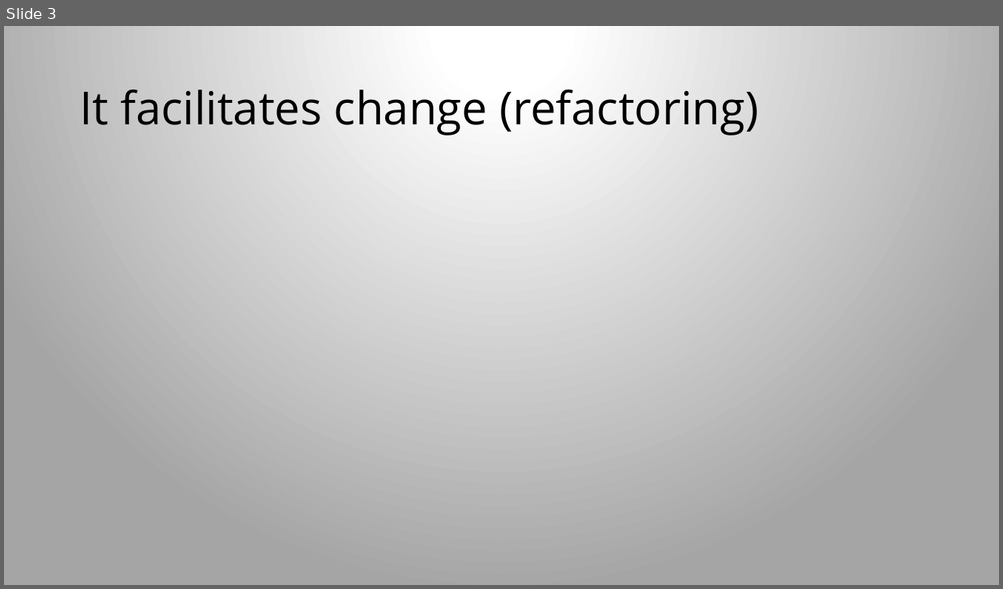
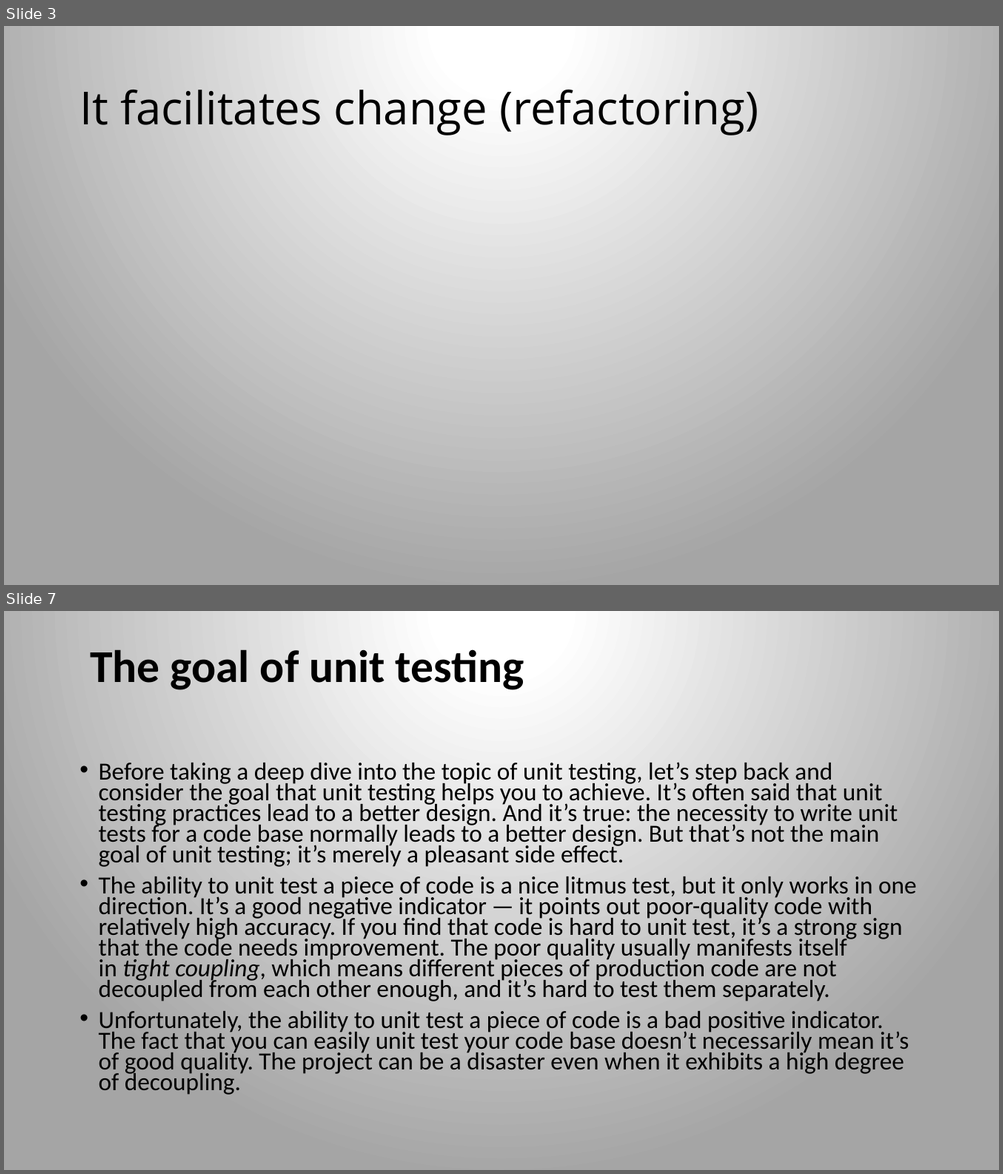
Before and after one commit to iancubogdan/deep-dive-learning-series, a slide deck: presentations/testing presentation.pptx. Shown one above the other, each under a label of ours: slide 3 before the commit, slides 3 and 7 after it; the slides between them are not shown. The pictures are 1003x589 and 1003x1174 pixels, drawn with LibreOffice and Linux fonts; fonts in the diff are those of the drawing. Boxes give left, top, right and bottom in pixels: in the first picture for what was removed or moved away, otherwise in the second. Text is boxed around its words. In the diff, an @@ line names an element or a change of style, - is before the commit and + after.

```diff
--- a/presentations/testing presentation.pptx
+++ b/presentations/testing presentation.pptx
@@ slide 7 added at <box>4,611,999,1170</box>, background gradient #FFFFFF to #A5A5A5 @@
@@ title added at <box>90,649,524,690</box>, 44 pt, text #000000, bold @@
+The goal of unit testing
@@ text added at <box>99,762,916,1095</box>, 23.8 pt, text #000000 @@
+• Before taking a deep dive into the topic of unit testing, let’s step back and consider the goal that unit testing helps you to achieve. It’s often said that unit testing practices lead to a better design. And it’s true: the necessity to write unit tests for a code base normally leads to a better design. But that’s not the main goal of unit testing; it’s merely a pleasant side effect.
+• The ability to unit test a piece of code is a nice litmus test, but it only works in one direction. It’s a good negative indicator — it points out poor-quality code with relatively high accuracy. If you find that code is hard to unit test, it’s a strong sign that the code needs improvement. The poor quality usually manifests itself in tight coupling, which means different pieces of production code are not decoupled from each other enough, and it’s hard to test them separately.
+• Unfortunately, the ability to unit test a piece of code is a bad positive indicator. The fact that you can easily unit test your code base doesn’t necessarily mean it’s of good quality. The project can be a disaster even when it exhibits a high degree of decoupling.
```
Also in this commit, not shown: 1 slide changed, 19 other slides added.
